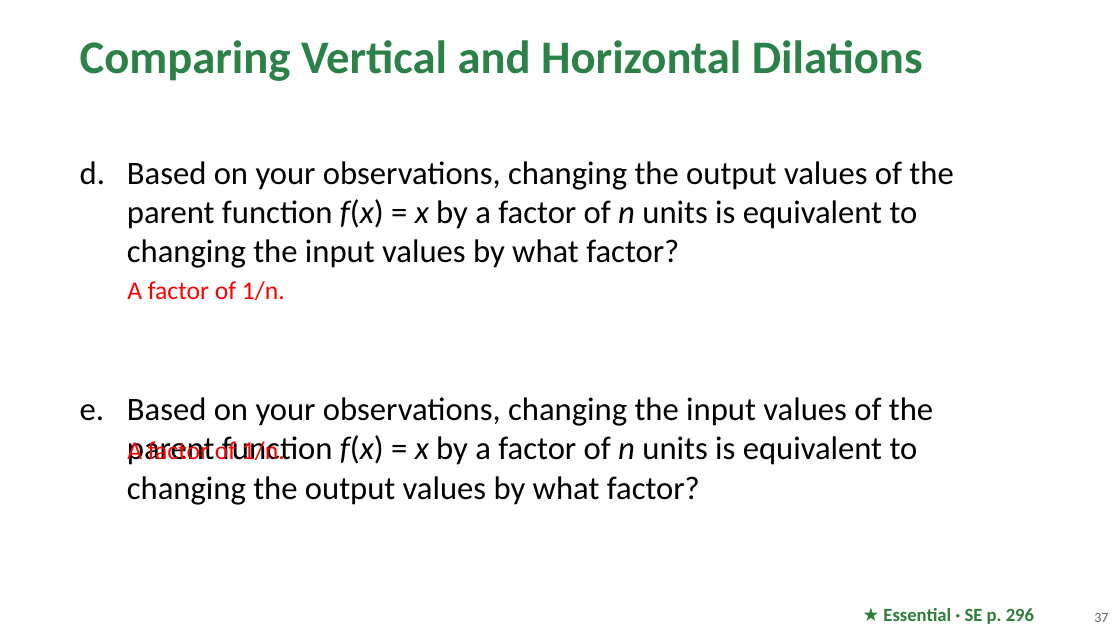
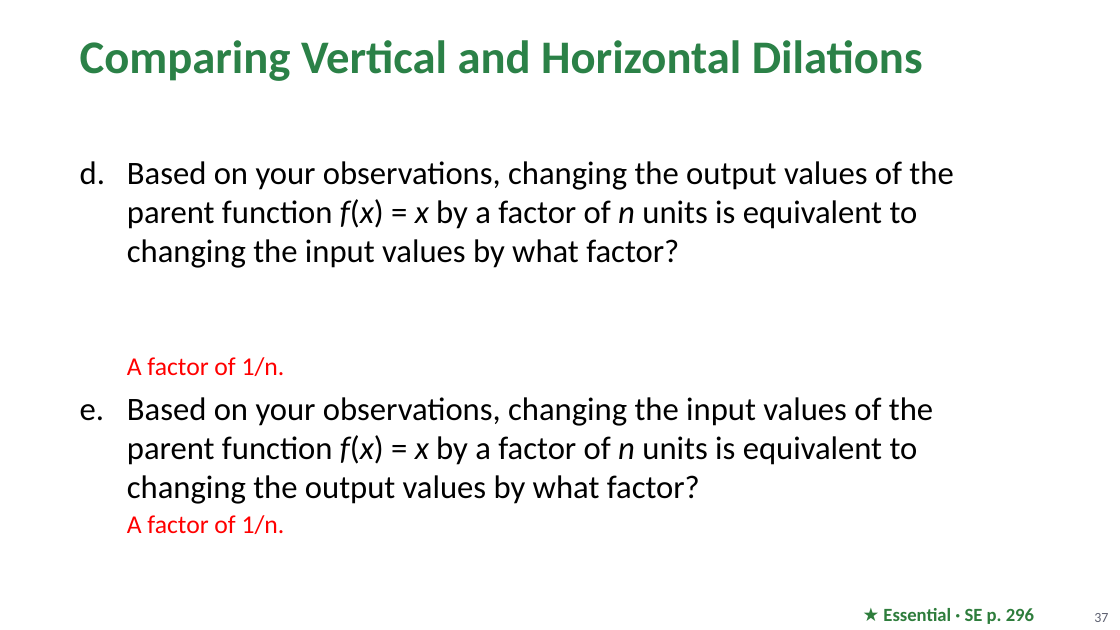
Before and after one commit to Apolloat2022/Algebra1M2U1L4, a slide deck: slide 37 of Module 2 topic 2/BLMathematics_AlgI_M2_T2_L2_LessonSlides_ENG_with_answers.pptx. Drawn at 1120x630 pixels with LibreOffice and Linux fonts; fonts in the diff are those of the drawing; background and template pictures are left out. Boxes give left, top, right and bottom in pixels: in the first picture for what was removed or moved away, otherwise in the second. Text is boxed around its words. In the diff, an @@ line names an element or a change of style, - is before the commit and + after.

```diff
--- a/Module 2 topic 2/BLMathematics_AlgI_M2_T2_L2_LessonSlides_ENG_with_answers.pptx
+++ b/Module 2 topic 2/BLMathematics_AlgI_M2_T2_L2_LessonSlides_ENG_with_answers.pptx
@@ text at box(127, 161, 953, 504): less space between paragraphs @@
@@ text removed at box(127, 281, 285, 300) @@
-A factor of 1/n.
@@ text at box(127, 357, 285, 376): paragraph added @@
+  A factor of 1/n.
@@ text removed at box(127, 438, 285, 465) @@
-A factor of 1/n.
@@ text at box(127, 515, 285, 534): paragraph added @@
+  A factor of 1/n.
```
Also in this commit, not shown: 5 other slides changed, 4 other files.
